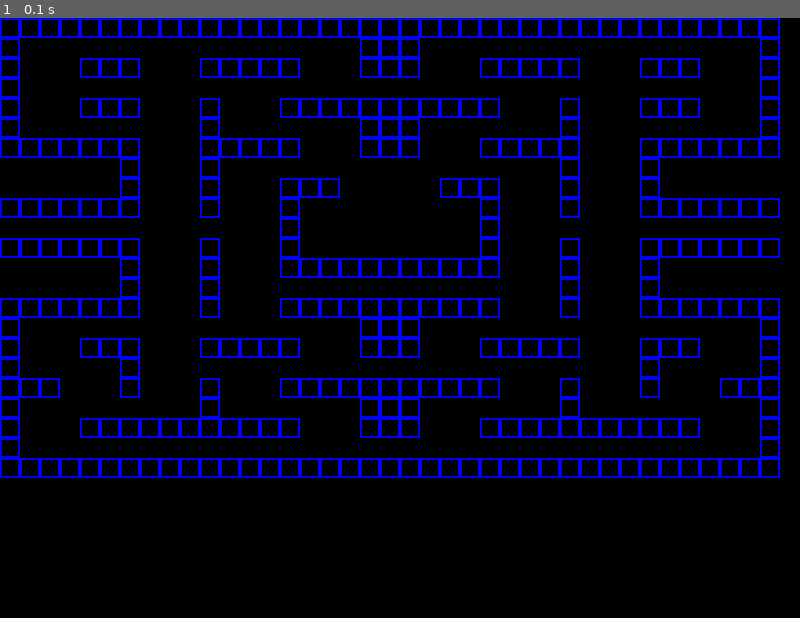
Above: before the commit, frame 1.
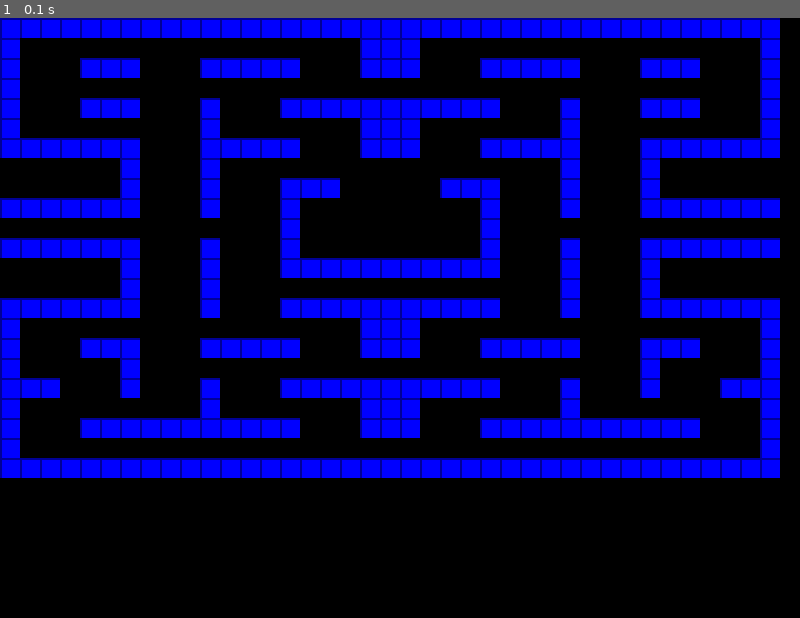
Above: after the commit, the same moment.

Repository: pavelmis03/pacman
Game: pygame game, started from src/main.py
Same seed, same stepped clock (60 frames per second), same inputs: the game is played once before the commit and once after it.
Inputs:
- Up to frame 1 (0.1 s): no input

The runs differ from the first frame. In frame 1, 24% of the frame differs, in the area x 0-98%, y 0-77%.

Commit message:
Changed walls view

Diff:
--- a/src/field.py
+++ b/src/field.py
@@ -46,7 +46,5 @@
                 x = self.offset[0] + j*self.cell_size
                 y = self.offset[1] + i*self.cell_size
                 if self.cells[i][j] == self.WALL:
-                    color = Color.BLUE
-                else:
-                    color = Color.BLACK
-                pygame.draw.rect(self.game_object.screen, color, (x, y, self.cell_size, self.cell_size), self.bump)
+                    pygame.draw.rect(self.game_object.screen, Color.DBLUE, (x, y, self.cell_size, self.cell_size), self.bump)
+                    pygame.draw.rect(self.game_object.screen, Color.BLUE, (x+self.bump, y+self.bump, self.cell_size-self.bump, self.cell_size-self.bump))
